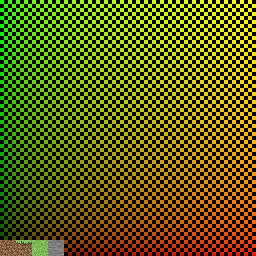
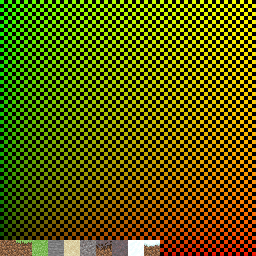
Layers edited between the first and the second w=256, h=256 image:
painted on "blocks" over [64, 240, 160, 256]
